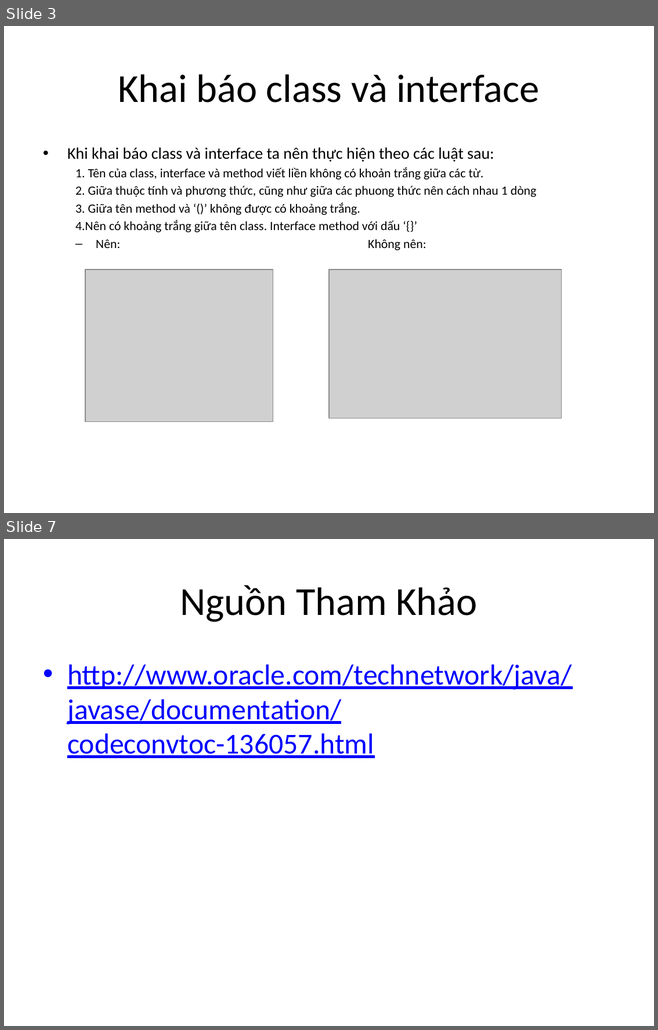
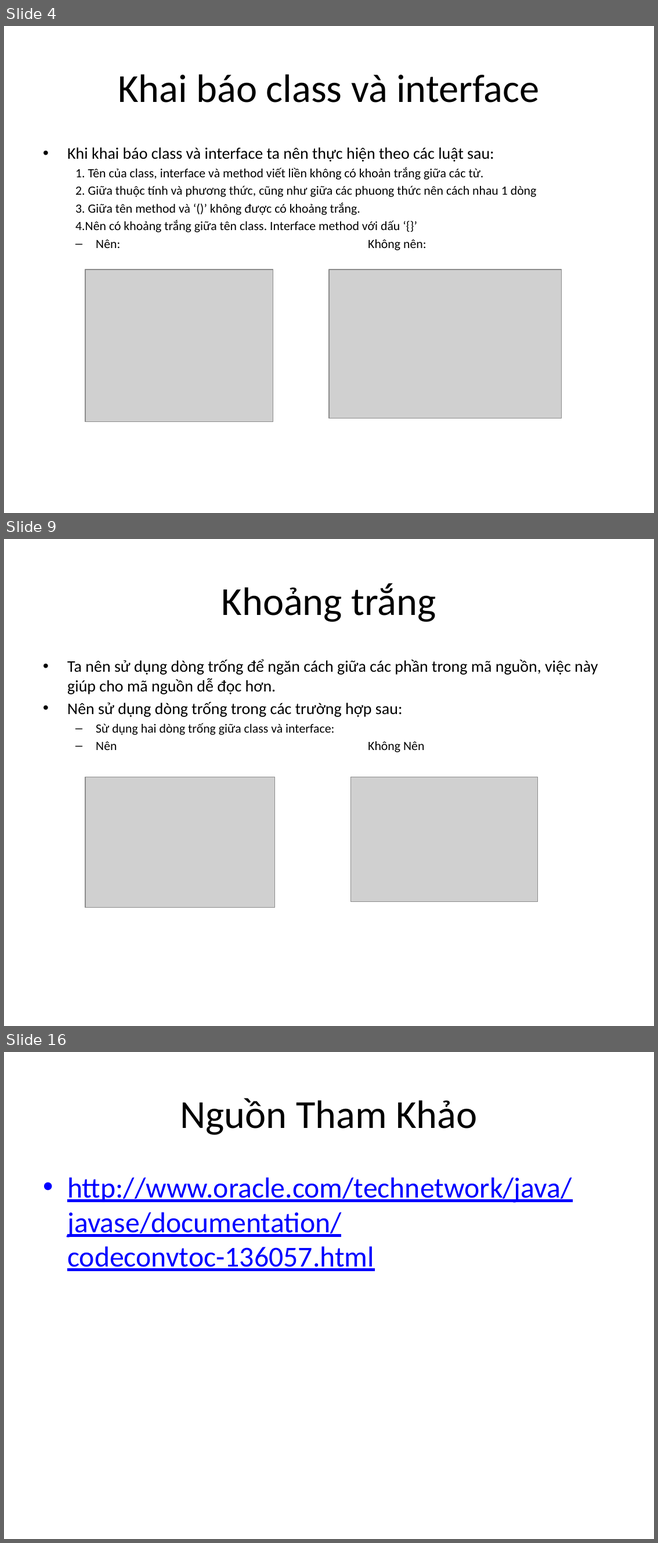
Before and after one commit to ToTranMinhNhut/Java-SE8-Fundamentals, a slide deck: programing style.pptx. Shown one above the other, each under a label of ours: slides 3 and 7 before the commit, slides 4, 9 and 16 after it; the slides between them are not shown. The pictures are 658x1030 and 658x1543 pixels, drawn with LibreOffice and Linux fonts; fonts in the diff are those of the drawing; grey boxes stand for pictures. Boxes give left, top, right and bottom in pixels: in the first picture for what was removed or moved away, otherwise in the second. Text is boxed around its words. In the diff, an @@ line names an element or a change of style, - is before the commit and + after.

```diff
--- a/programing style.pptx
+++ b/programing style.pptx
@@ slide 9 added at bbox=[4, 539, 654, 1026], background #FFFFFF @@
@@ title added at bbox=[221, 583, 436, 622], 44 pt, text #000000 @@
+Khoảng trắng
@@ text added at bbox=[67, 659, 597, 752], 18 pt, text #000000 @@
+• Ta nên sử dụng dòng trống để ngăn cách giữa các phần trong mã nguồn, việc này giúp cho mã nguồn dễ đọc hơn.
+• Nên sử dụng dòng trống trong các trường hợp sau:
+  – Sừ dụng hai dòng trống giữa class và interface:
+  – Nên Không Nên
@@ picture added at bbox=[85, 777, 275, 908] @@
@@ picture added at bbox=[350, 777, 536, 902] @@
@@ what was slide 3 is now slide 4 @@
@@ what was slide 7 is now slide 16 @@
```
Also in this commit, not shown: 3 slides changed, 8 other slides added.
